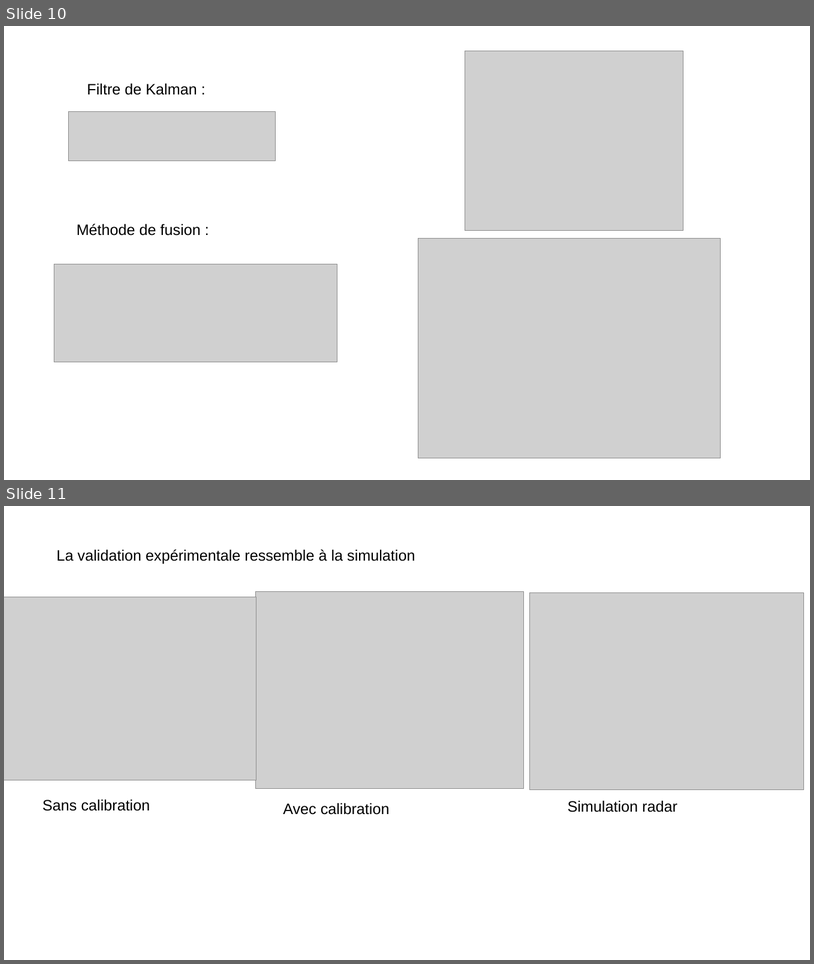
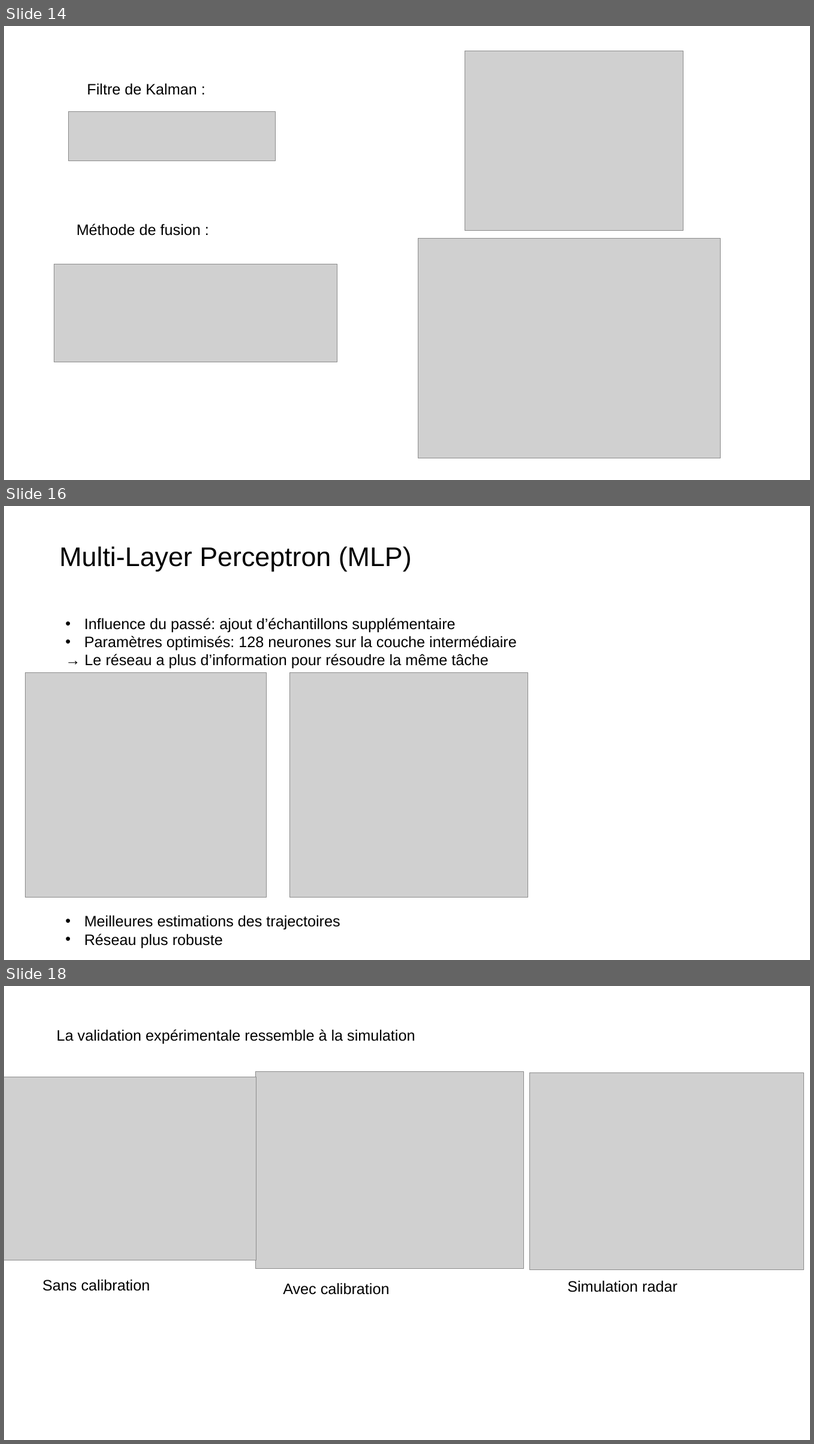
Before and after one commit to grotsartdehe/TFE, a slide deck: Presentation/Slides_TFE.pptx. Shown one above the other, each under a label of ours: slides 10 and 11 before the commit, slides 14, 16 and 18 after it; the slides between them are not shown. The pictures are 814x964 and 814x1444 pixels, drawn with LibreOffice and Linux fonts; fonts in the diff are those of the drawing; grey boxes stand for pictures. Boxes give left, top, right and bottom in pixels: in the first picture for what was removed or moved away, otherwise in the second. Text is boxed around its words. In the diff, an @@ line names an element or a change of style, - is before the commit and + after.

Commit message:
add slides

```diff
--- a/Presentation/Slides_TFE.pptx
+++ b/Presentation/Slides_TFE.pptx
@@ slide 16 added at box(4, 506, 810, 960), background #FFFFFF @@
@@ title added at box(59, 546, 412, 571), 32 pt, text #000000 @@
+Multi-Layer Perceptron (MLP)
@@ text added at box(84, 618, 517, 669), 18 pt, text #000000 @@
+• Influence du passé: ajout d’échantillons supplémentaire
+• Paramètres optimisés: 128 neurones sur la couche intermédiaire
+→ Le réseau a plus d’information pour résoudre la même tâche
@@ picture added at box(26, 672, 267, 897) @@
@@ picture added at box(290, 672, 528, 897) @@
@@ text added at box(84, 915, 340, 948), 18 pt, text #000000 @@
+• Meilleures estimations des trajectoires
+• Réseau plus robuste
@@ what was slide 10 is now slide 14 @@
@@ what was slide 11 is now slide 18 @@
```
Also in this commit, not shown: 2 slides changed, 6 other slides added.
